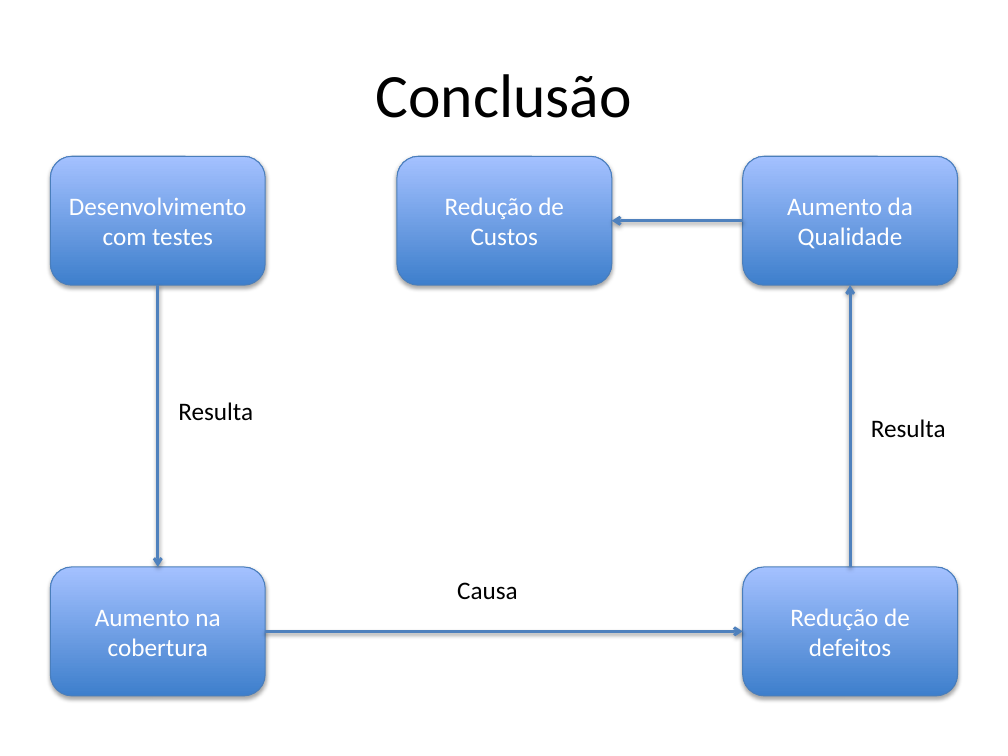
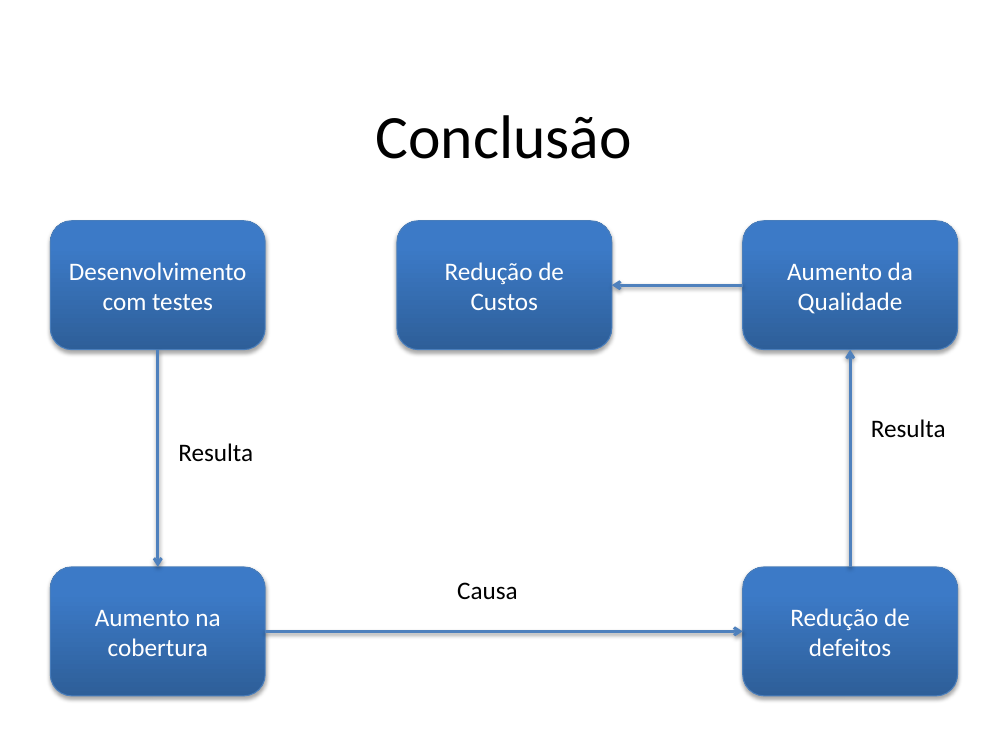
Before and after one commit to jpjcjbr/tccjp, a slide deck: slide 22 of apresentacao tcc.pptx. Drawn at 1008x756 pixels with LibreOffice and Linux fonts; fonts in the diff are those of the drawing; background and template pictures are left out. Boxes give left, top, right and bottom in pixels: in the first picture for what was removed or moved away, otherwise in the second. Text is boxed around its words. In the diff, an @@ line names an element or a change of style, - is before the commit and + after.

```diff
--- a/apresentacao tcc.pptx
+++ b/apresentacao tcc.pptx
@@ title "Conclusão": place and size @@
-title "Conclusão" at bbox=[376, 74, 632, 118]
+title "Conclusão" at bbox=[376, 115, 632, 159]
@@ fill gradient #3F80CE to #A4C4FF to gradient #2F5F99 to #3D7CC7 to #3A7CCB in 5 elements at bbox=[50, 566, 265, 696], bbox=[743, 566, 958, 696], bbox=[50, 221, 265, 350], bbox=[743, 221, 958, 350], bbox=[397, 221, 612, 350] @@
@@ 3 rounded rectangles, 1 arrow: place and size @@
-3 rounded rectangles, 1 arrow at bbox=[50, 156, 958, 285]
+3 rounded rectangles, 1 arrow at bbox=[50, 221, 958, 350]
@@ arrow moved from (158, 285) - (158, 566) to (158, 350) - (158, 566) @@
@@ arrow moved from (850, 566) - (850, 285) to (850, 566) - (850, 350) @@
@@ text "Resulta": place and size @@
-text "Resulta" at bbox=[178, 402, 253, 421]
+text "Resulta" at bbox=[178, 443, 253, 462]
```
Also in this commit, not shown: 21 other slides changed.
